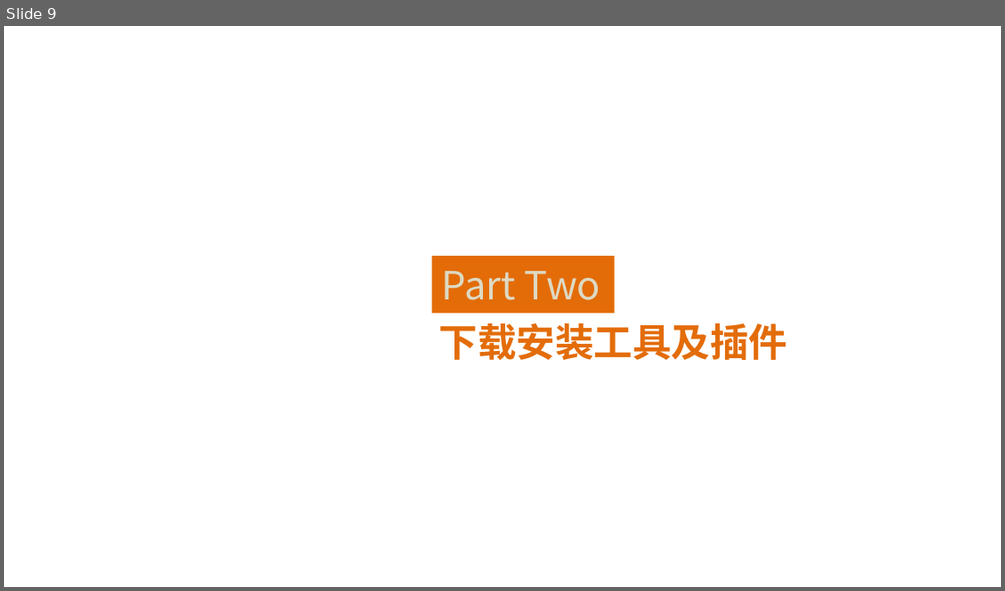
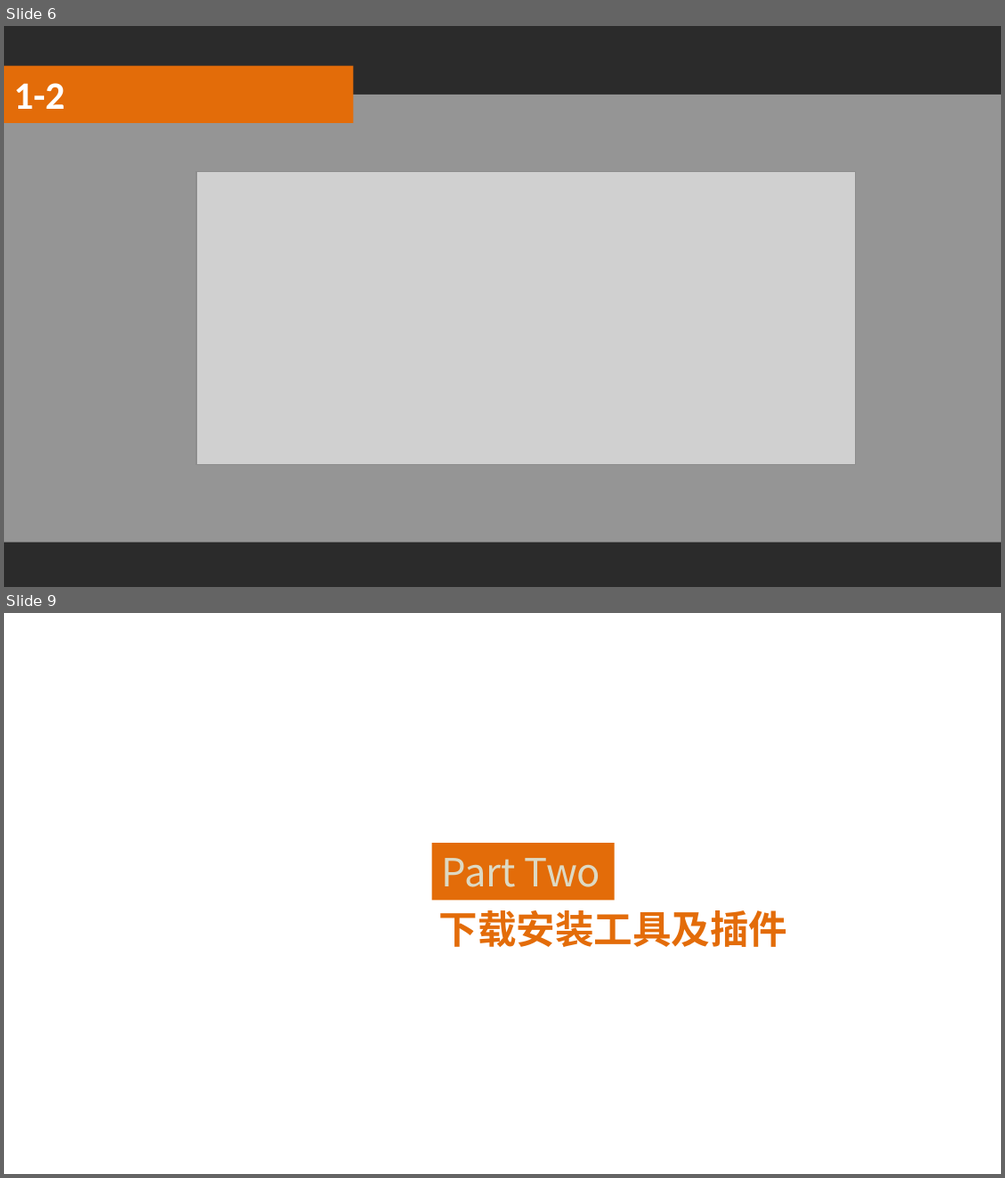
Before and after one commit to guhongyan/APICloud, a slide deck: 前言/前言.pptx. Shown one above the other, each under a label of ours: slide 9 before the commit, slides 6 and 9 after it; the slides between them are not shown. The pictures are 1005x591 and 1005x1178 pixels, drawn with LibreOffice and Linux fonts; fonts in the diff are those of the drawing; grey boxes stand for pictures; background and template pictures are left out; a plain dark background stands for a picture behind light text. Boxes give left, top, right and bottom in pixels: in the first picture for what was removed or moved away, otherwise in the second. Text is boxed around its words. In the diff, an @@ line names an element or a change of style, - is before the commit and + after.

```diff
--- a/前言/前言.pptx
+++ b/前言/前言.pptx
@@ slide 6 added at [4,26,1001,587], background picture (left out) @@
@@ rectangle added at [4,66,353,123], fill #E36C09 @@
@@ rectangle added at [4,95,1001,542], fill #FFFFFF at 50% opacity @@
@@ text added at [14,83,65,109], 28 pt, text #FFFFFF, bold @@
+1-2
@@ picture added at [196,172,855,465] @@
```
Also in this commit, not shown: 5 slides changed, 3 other slides added, 4 slides removed, 1 other file.
